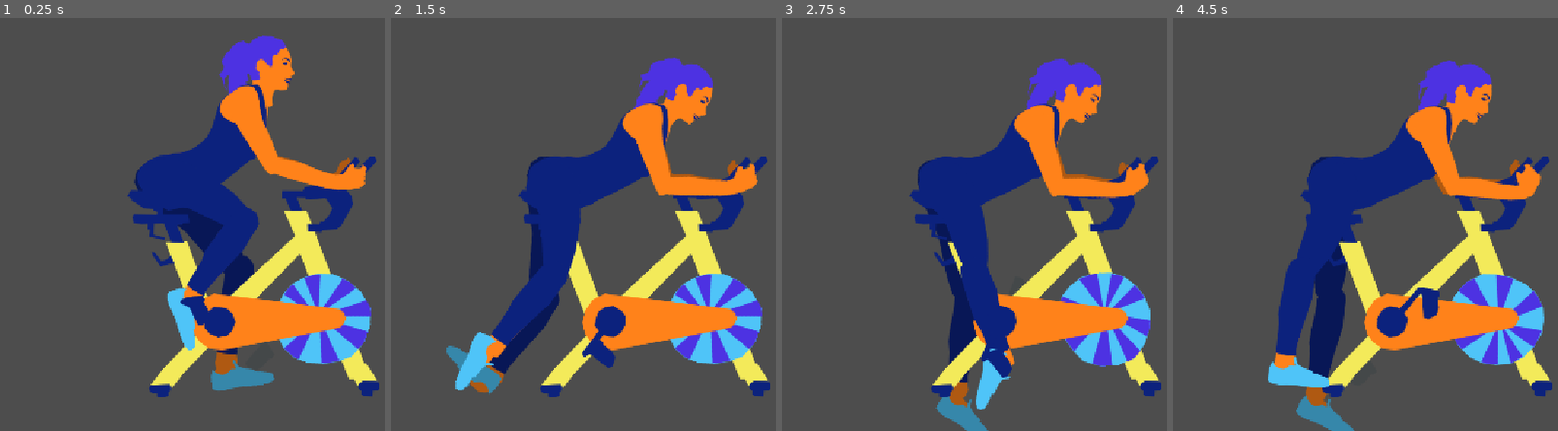
Above: before the commit, frames 1-4 (left to right).
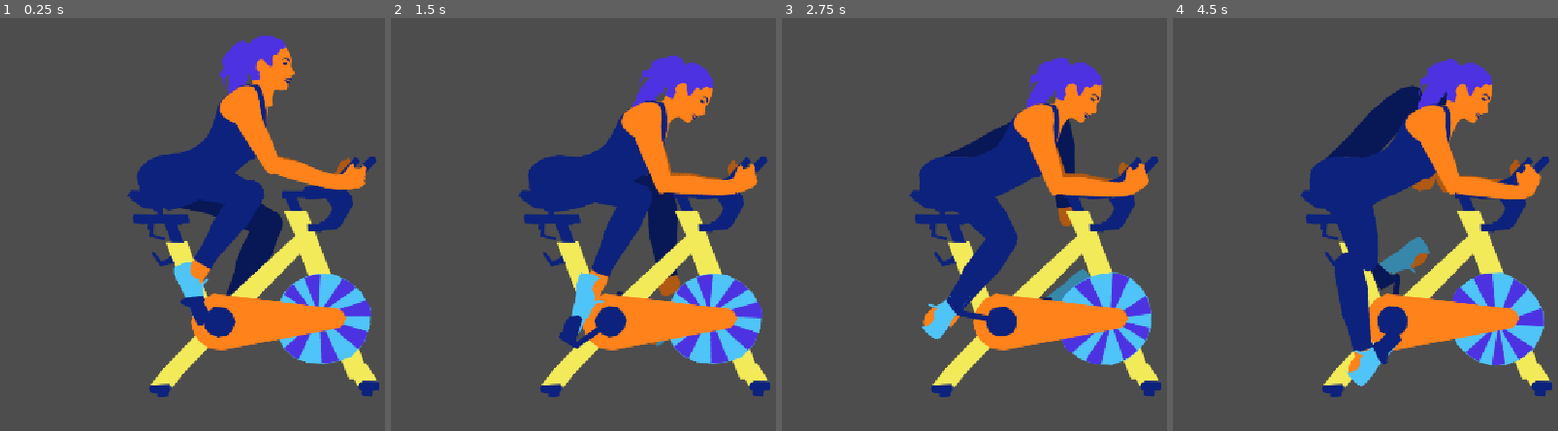
Above: after the commit, the same moments.

Repository: local-minimum/The-Vicious-Cycle
Game: Godot game, scene res://levels/spinning/spinning.tscn
The game is run twice, just before and just after one commit, with the same random seed, the same clock (stepped at 60 frames per second) and the same inputs.
Inputs:
- Up to frame 1 (0.25 s): no input
- Up to frame 2 (1.5 s): hold D (pedal_right) 0.53-1.28 s; hold A (pedal_left) from 1.28 s (still down)
- Up to frame 3 (2.75 s): release A (pedal_left) at 2.03 s; hold D (pedal_right) from 2.03 s (still down)
- Up to frame 4 (4.5 s): release D (pedal_right) at 3.53 s; hold A (pedal_left) from 3.53 s (still down)

The runs differ from the first frame. In frame 1, 5.5% of the frame differs, in the area x 34-77%, y 4-91%; in frame 2, 11%; in frame 3, 9.7%; in frame 4, 16%, in the area x 24-97%, y 9-100%.

Commit message:
Attach feet to pedals

Diff:
--- a/levels/spinning/machine.svg
+++ b/levels/spinning/machine.svg
@@ -26,9 +26,9 @@
      inkscape:pagecheckerboard="0"
      inkscape:deskcolor="#505050"
      inkscape:document-units="mm"
-     inkscape:zoom="4.489899"
-     inkscape:cx="103.009"
-     inkscape:cy="107.35208"
+     inkscape:zoom="2.2449495"
+     inkscape:cx="101.33858"
+     inkscape:cy="232.96738"
      inkscape:window-width="2743"
      inkscape:window-height="1469"
      inkscape:window-x="0"
@@ -40,7 +40,7 @@
      inkscape:groupmode="layer"
      id="layer1"
      transform="translate(-74.957143,-92.75358)"
-     style="display:none"><path
+     style="display:inline"><path
        style="display:inline;fill:#444849;fill-opacity:1;stroke-width:2;stroke-opacity:0.654722"
        d="m 111.92238,157.84138 -15.167444,-7.91707 -1.333403,0.50003 -0.250012,1.16673 4.16688,2.16677 9.500479,5.41695 2.08345,1.25006 2.0001,-0.16668 0.16667,-1.41673 z"
        id="path11"
@@ -153,11 +153,11 @@
      inkscape:groupmode="layer"
      id="layer2"
      inkscape:label="Woman"
-     style="display:inline"
+     style="display:none"
      transform="matrix(0.58951272,0,0,0.58951272,5.5737167,5.0041388)"><g
        id="g50"
        inkscape:label="Back Arm"
-       style="display:none"><path
+       style="display:inline"><path
          style="display:inline;fill:#ff821a;fill-opacity:1;stroke-width:2;stroke-opacity:0.654722"
          d="m 9.6370767,-70.228229 -8.1196776,2.847135 -3.6901363,3.897614 2.23158927,13.994501 8.86932393,32.602511 1.706266,3.753717 2.415503,0.234174 4.707201,-2.050867 1.840031,-4.744029 -0.906751,-15.085165 -1.515636,-13.78708 0.625564,-8.58808 0.826323,-4.727298 -2.378731,-4.646978 z"
          id="path42"
@@ -181,7 +181,7 @@
          inkscape:export-ydpi="96" /></g><g
        id="g52"
        inkscape:label="Back Leg"
-       style="display:none"><path
+       style="display:inline"><path
          style="display:inline;fill:#0c227d;stroke-width:2;stroke-opacity:0.654722"
          d="M 11.06226,0.09908936 -0.10192389,2.1007175 -5.3675073,7.2007161 l -2.7000506,6.8325919 0.9000894,8.467404  …(273 unchanged characters)…
          id="path16"
@@ -252,7 +252,7 @@
          inkscape:label="Lower Lip" /></g><g
        id="g48"
        inkscape:label="Torso With Shirt"
-       style="display:none"
+       style="display:inline"
        inkscape:export-filename="../../character/torso.png"
        inkscape:export-xdpi="96"
        inkscape:export-ydpi="96"><path
@@ -279,7 +279,7 @@
          sodipodi:nodetypes="cccccccccccccccccccc" /><g
          id="g46"
          inkscape:label="Front Lower Leg"
-         style="display:none"
+         style="display:inline"
          inkscape:export-filename="../../character/front_leg_lower.png"
          inkscape:export-xdpi="96"
          inkscape:export-ydpi="96"><path
@@ -296,7 +296,7 @@
          id="g41"
          inkscape:label="Front Shoe and Foot"
          transform="rotate(92.935948,4.5795178,-5.3317038)"
-         style="display:none"
+         style="display:inline"
          inkscape:export-filename="../../character/front_foot.png"
          inkscape:export-xdpi="96"
          inkscape:export-ydpi="96"><path
@@ -311,7 +311,7 @@
            inkscape:label="Back Shoe" /></g></g><g
        id="g53"
        inkscape:label="Front Arm"
-       style="display:none"><path
+       style="display:inline"><path
          style="display:inline;fill:#ff821a;fill-opacity:1;stroke-width:2;stroke-opacity:0.654722"
          d="m 12.333963,-70.336922 -8.5004342,1.333402 -4.3335543,3.166829 -0.33335034,14.16739 2.83347784,33.668383 1.000051,4.000204 2.3334524,0.666701 5.0002546,-1.166727 2.666803,-4.333554 1.833427,-15.000765 1.000051,-13.834039 2.166777,-8.333758 1.666752,-4.500232 -1.500077,-5.000254 z"
          id="path36"
--- a/levels/spinning/spinning_machine.tscn
+++ b/levels/spinning/spinning_machine.tscn
@@ -37,9 +37,11 @@
 [node name="Human BG" type="Node2D" parent="." unique_id=737449664]
 
 [node name="Leg Upper" type="RigidBody2D" parent="Human BG" unique_id=1158509884]
-position = Vector2(-78, -92)
-collision_layer = 0
-collision_mask = 0
+position = Vector2(-62, -113.99999)
+rotation = -0.28374404
+collision_layer = 0
+collision_mask = 0
+gravity_scale = 0.0
 
 [node name="BackLegUpper" type="Sprite2D" parent="Human BG/Leg Upper" unique_id=894704885]
 modulate = Color(0.6862745, 0.6862745, 0.6862745, 1)
@@ -52,9 +54,11 @@
 polygon = PackedVector2Array(-82, -71, -95, -56, -92, -32, -45, 0, 49, 62, 75, 71, 92, 62, 95, 45, 29, -6, -32, -59, -60, -83)
 
 [node name="Leg Lower" type="RigidBody2D" parent="Human BG" unique_id=1977791279]
-position = Vector2(-26, 38)
-collision_layer = 0
-collision_mask = 0
+position = Vector2(-9.999999, -12.000001)
+rotation = 0.09962119
+collision_layer = 0
+collision_mask = 0
+gravity_scale = 0.0
 
 [node name="BackLegLower" type="Sprite2D" parent="Human BG/Leg Lower" unique_id=1842571971]
 modulate = Color(0.6862745, 0.6862745, 0.6862745, 1)
@@ -67,9 +71,11 @@
 polygon = PackedVector2Array(11, -85, -7, -37, -27, 44, -31, 68, -23, 77, -9, 78, 2, 67, 45, -47, 47, -74, 38, -90, 21, -91)
 
 [node name="Foot" type="RigidBody2D" parent="Human BG" unique_id=1058511925]
-position = Vector2(-26, 124)
-collision_layer = 0
-collision_mask = 0
+position = Vector2(-14, 81)
+rotation = -0.14095815
+collision_layer = 0
+collision_mask = 0
+gravity_scale = 0.0
 
 [node name="BackFoot" type="Sprite2D" parent="Human BG/Foot" unique_id=1253644441]
 modulate = Color(0.6862745, 0.6862745, 0.6862745, 1)
@@ -161,14 +167,21 @@
 node_a = NodePath("../../Machine Mid G/BikeBody")
 node_b = NodePath("../Hand")
 
+[node name="Pedal" type="PinJoint2D" parent="Human BG" unique_id=352275340]
+position = Vector2(30, 68)
+node_a = NodePath("../../Machine Mid G/BackPedalBody")
+node_b = NodePath("../Foot")
+
 [node name="Machine Mid G" type="Node2D" parent="." unique_id=1188269322]
 
 [node name="BackPedalBody" type="RigidBody2D" parent="Machine Mid G" unique_id=1531667668]
 position = Vector2(12, 92)
+rotation = -2.6719794
 collision_layer = 0
 collision_mask = 0
 
 [node name="BackPedal" type="Sprite2D" parent="Machine Mid G/BackPedalBody" unique_id=1181478299]
+modulate = Color(0.6862745, 0.6862745, 0.6862745, 1)
 position = Vector2(3.8146973e-06, 2)
 rotation = 0.6889636
 texture = ExtResource("3_dgv2w")
@@ -185,6 +198,7 @@
 front_pedal = NodePath("../../Machine FG/FrontPedalSpokeBody")
 
 [node name="BackPedalSpoke" type="Sprite2D" parent="Machine Mid G/BackPedalSpokeBody" unique_id=1506485228]
+modulate = Color(0.6862745, 0.6862745, 0.6862745, 1)
 position = Vector2(1, 1)
 rotation = 3.0544147
 texture = ExtResource("2_ikjcq")
@@ -279,9 +293,11 @@
 polygon = PackedVector2Array(-25, -23, -41, -8, -68, 0, -86, 5, -101, 17, -110, 34, -106, 49, -82, 60, -55, 67, -16, 52, 24, 23, 56, -14, 65, -59, 67, -89, 60, -111, 46, -123, 27, -120, 3, -102, -8, -76, -12, -45)
 
 [node name="Leg Upper" type="RigidBody2D" parent="Human FG" unique_id=248698188]
-position = Vector2(-48, 115)
-collision_layer = 0
-collision_mask = 0
+position = Vector2(-51, 108)
+rotation = -0.09816082
+collision_layer = 0
+collision_mask = 0
+gravity_scale = 0.0
 
 [node name="CollisionPolygon2D" type="CollisionPolygon2D" parent="Human FG/Leg Upper" unique_id=587593783]
 polygon = PackedVector2Array(-84, -30, -66, -44, -38, -52, -2, -42, 40, -24, 67, -6, 91, 15, 93, 29, 81, 37, 53, 33, 12, 23, -22, 15, -57, 11, -79, 1, -86, -14)
@@ -293,9 +309,11 @@
 offset = Vector2(0, 51.06)
 
 [node name="Leg Lower" type="RigidBody2D" parent="Human FG" unique_id=9073239]
-position = Vector2(-13, 178)
-collision_layer = 0
-collision_mask = 0
+position = Vector2(-10.000001, 165.99998)
+rotation = -0.09527189
+collision_layer = 0
+collision_mask = 0
+gravity_scale = 0.0
 
 [node name="FrontLegLower" type="Sprite2D" parent="Human FG/Leg Lower" unique_id=1617499888]
 position = Vector2(42, -46)
@@ -307,9 +325,11 @@
 polygon = PackedVector2Array(-50, 42, -60, 57, -56, 68, -41, 75, -32, 66, -9, 38, 43, -11, 63, -41, 59, -59, 44, -65, 23, -58, 4, -30, -30, 11)
 
 [node name="Foot" type="RigidBody2D" parent="Human FG" unique_id=1367826425]
-position = Vector2(-73, 267)
-collision_layer = 0
-collision_mask = 0
+position = Vector2(-62, 260.00003)
+rotation = -0.08132609
+collision_layer = 0
+collision_mask = 0
+gravity_scale = 0.0
 
 [node name="FrontFoot" type="Sprite2D" parent="Human FG/Foot" unique_id=871182417]
 position = Vector2(4, -20)
@@ -426,6 +446,11 @@
 length = 183.0
 stiffness = 64.0
 
+[node name="PinJoint2D" type="PinJoint2D" parent="Human FG" unique_id=1632911067]
+position = Vector2(-50, 298)
+node_a = NodePath("../../Machine FG/FrontPedalBody")
+node_b = NodePath("../Foot")
+
 [node name="Machine FG" type="Node2D" parent="." unique_id=2061551528]
 
 [node name="FrontPedalSpokeBody" type="RigidBody2D" parent="Machine FG" unique_id=1018649772]
--- a/project.godot
+++ b/project.godot
@@ -17,6 +17,7 @@
 
 [display]
 
+window/size/mode=3
 window/stretch/mode="canvas_items"
 window/stretch/aspect="expand"
 
Binary file changed: levels/spinning/back_pedal.png
Binary file changed: levels/spinning/back_pedal_spoke.png
